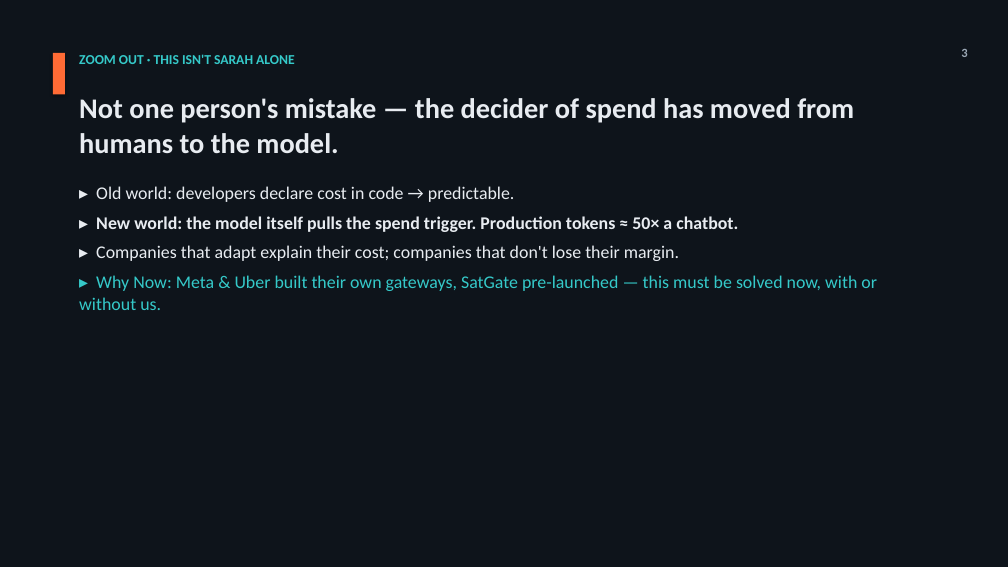
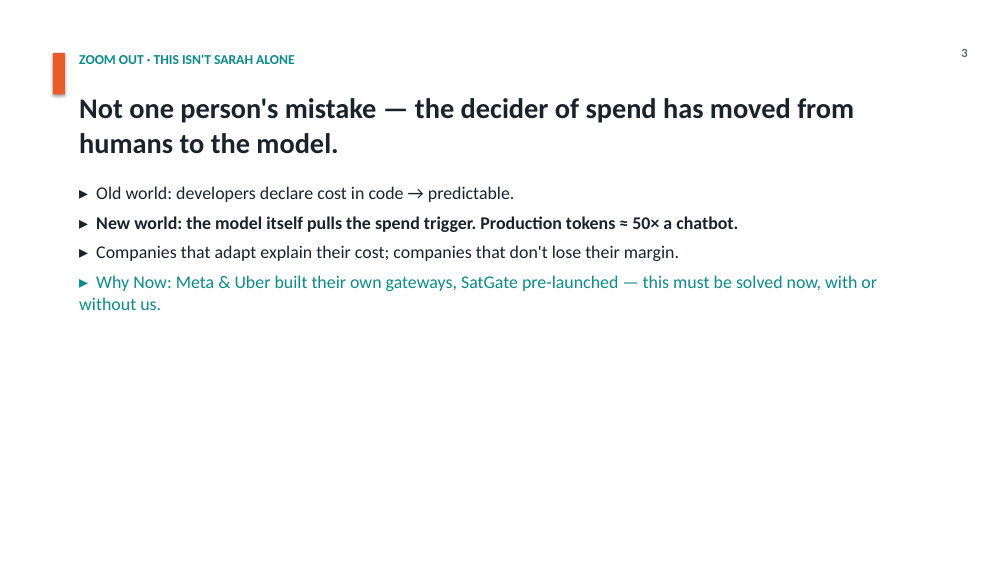
Before and after one commit to jmormalik/WTIA_AI_Cost_Gov, a slide deck: slide 3 of deliverables/Pitch_Deck_VersionB_Hero-Hybrid_EN.pptx. Drawn at 1008x567 pixels with LibreOffice and Linux fonts; fonts in the diff are those of the drawing. Boxes give left, top, right and bottom in pixels: in the first picture for what was removed or moved away, otherwise in the second. Text is boxed around its words. In the diff, an @@ line names an element or a change of style, - is before the commit and + after.

```diff
--- a/deliverables/Pitch_Deck_VersionB_Hero-Hybrid_EN.pptx
+++ b/deliverables/Pitch_Deck_VersionB_Hero-Hybrid_EN.pptx
@@ background #0E141B to #FFFFFF @@
@@ rectangle at [53,53,65,95]: fill #FF6B35 to #EA5B2B @@
@@ text "ZOOM OUT · THIS ISN'T ..." at [79,54,295,64]: text colour #35C9C9 to #0E8A8A @@
@@ text "3" at [961,49,967,57]: text colour #9AA7B4 to #5E6A76 @@
@@ text "Not one person's mistake — ..." at [79,98,854,154]: text colour #E8ECF1 to #1B222B @@
@@ text "▸ Old world: developers declare ..." at [79,186,877,310]: text colour #E8ECF1 to #1B222B in "▸ Old world: developers declare cost in ...", "▸ New world: the model itself pulls ...", "▸ Companies that adapt explain their cost; ..."; text colour #35C9C9 to #0E8A8A in "▸ Why Now: Meta & Uber built ..." @@
```
Also in this commit, not shown: 16 other slides changed, 2 other files.
